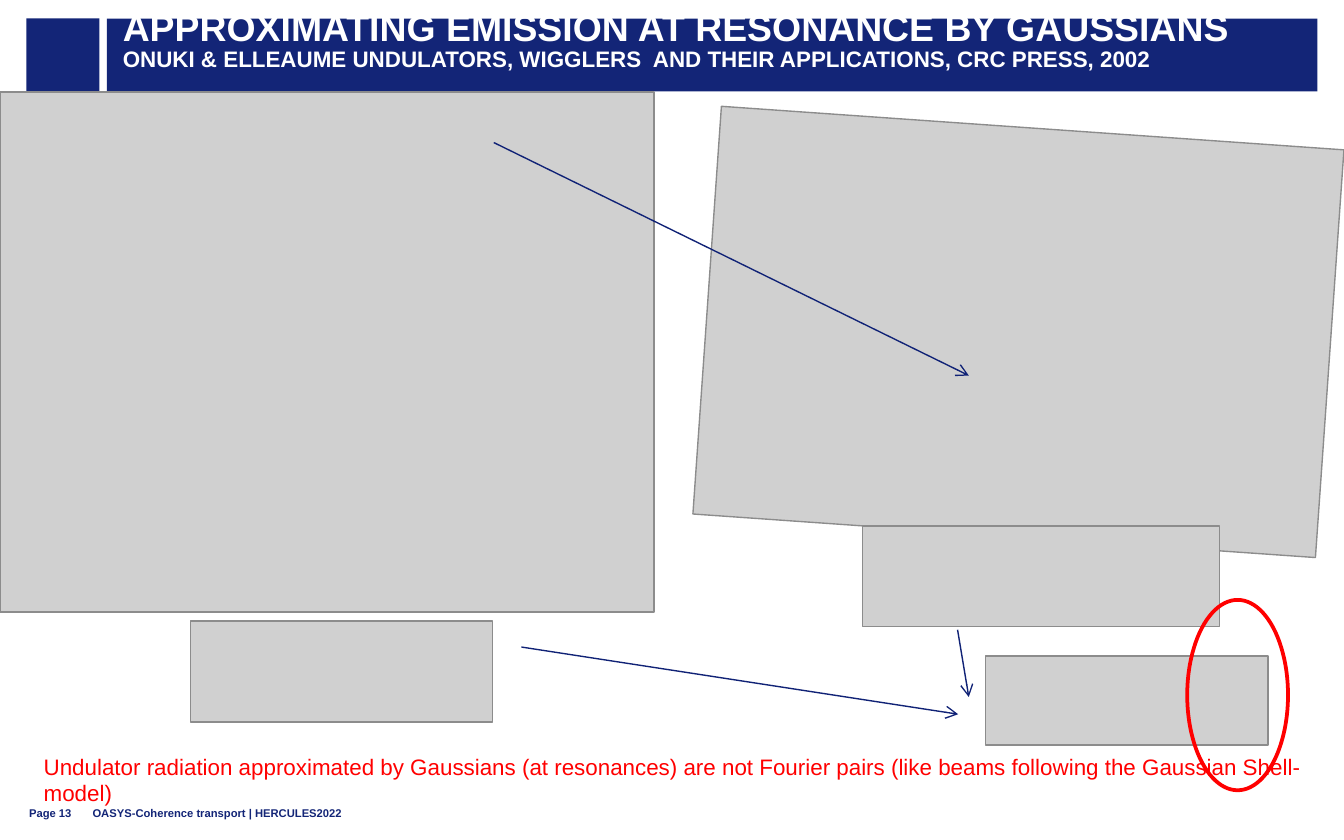
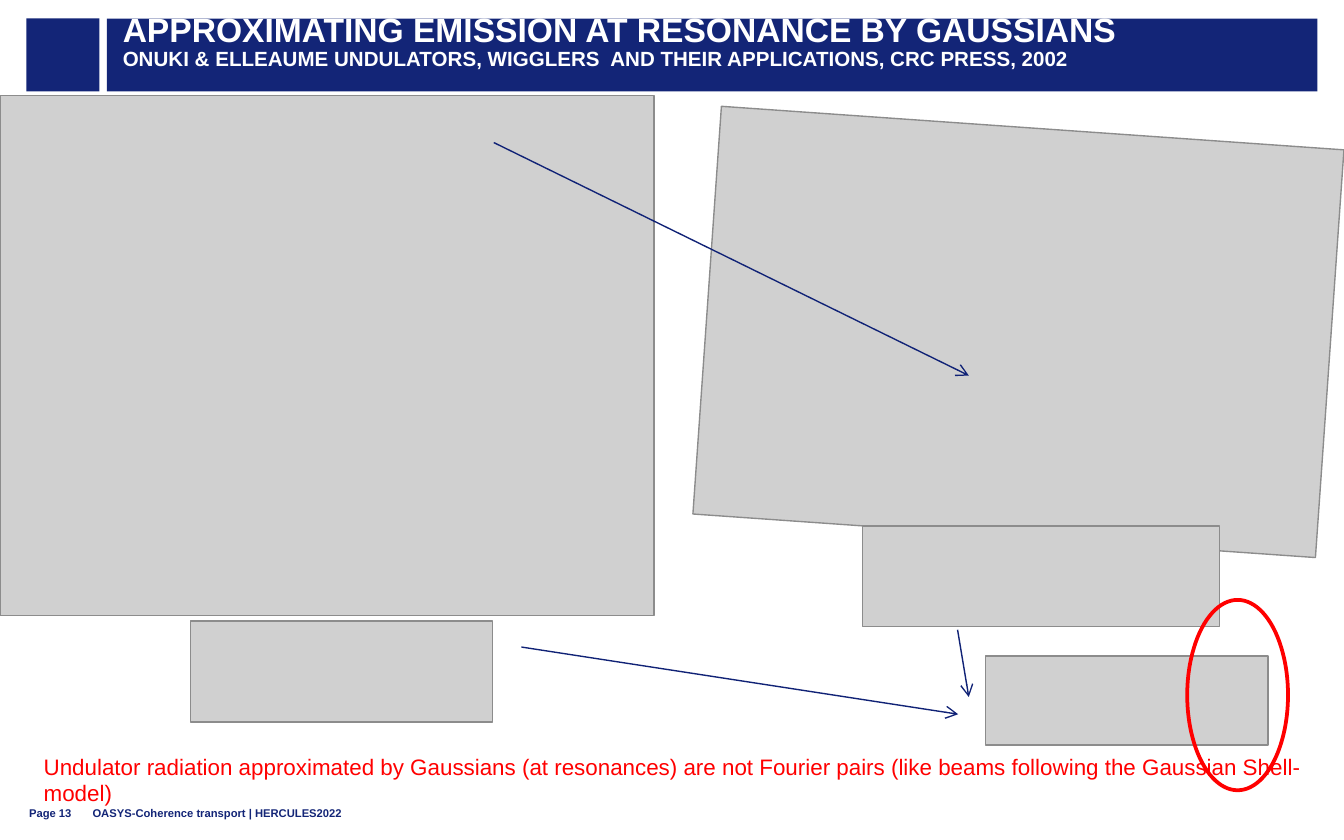
Before and after one commit to oasys-esrf-kit/oasys_hercules, a slide deck: slide 13 of 2022/hercules2022_C_photon_transport.pptx. Drawn at 1344x840 pixels with LibreOffice and Linux fonts; fonts in the diff are those of the drawing; grey boxes stand for pictures; background and template pictures are left out. Boxes give left, top, right and bottom in pixels: in the first picture for what was removed or moved away, otherwise in the second. Text is boxed around its words. In the diff, an @@ line names an element or a change of style, - is before the commit and + after.

```diff
--- a/2022/hercules2022_C_photon_transport.pptx
+++ b/2022/hercules2022_C_photon_transport.pptx
@@ title "APPROXIMATING EMISSION AT RESONANCE BY ..." at [108,19,1318,91]: size 20 to 18 pt in "APPROXIMATING EMISSION AT RESONANCE BY GAUSSIANS"; size 12 to 11 pt in "ONUKI & ELLEAUME UNDULATORS, WIGGLERS AND THEIR ..." @@
@@ picture: place and size @@
-picture at [0,91,655,612]
+picture at [0,95,655,616]
```
Also in this commit, not shown: 5 other slides changed, 3 other files.
